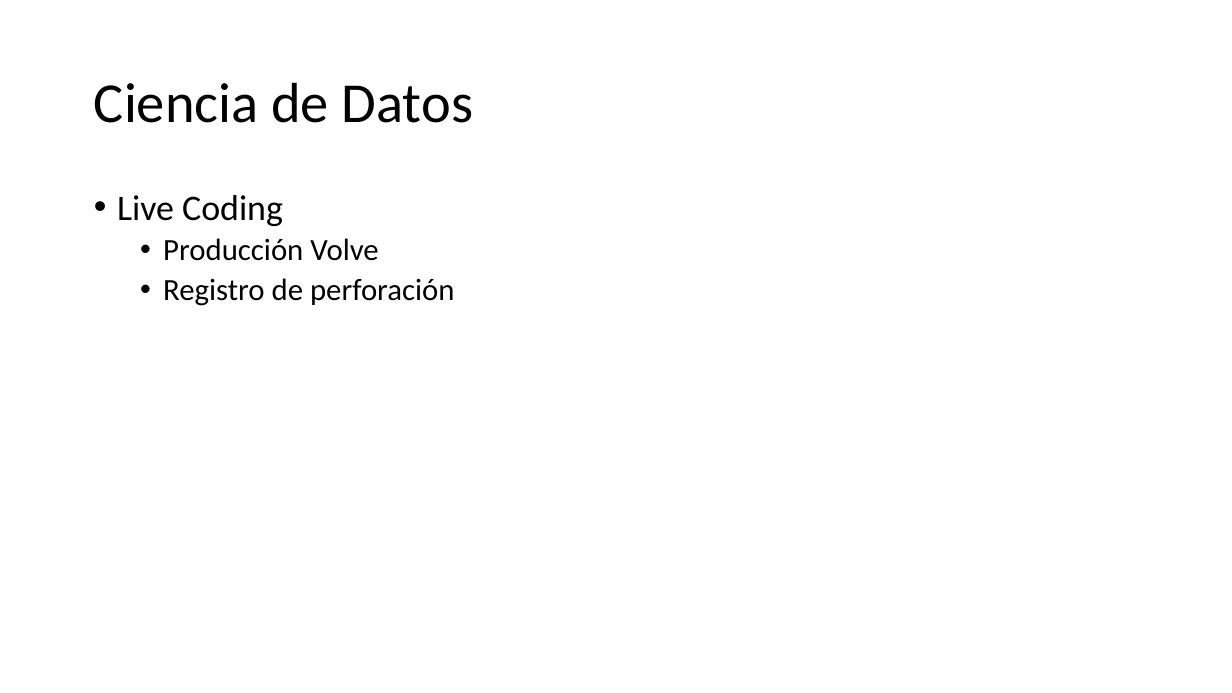
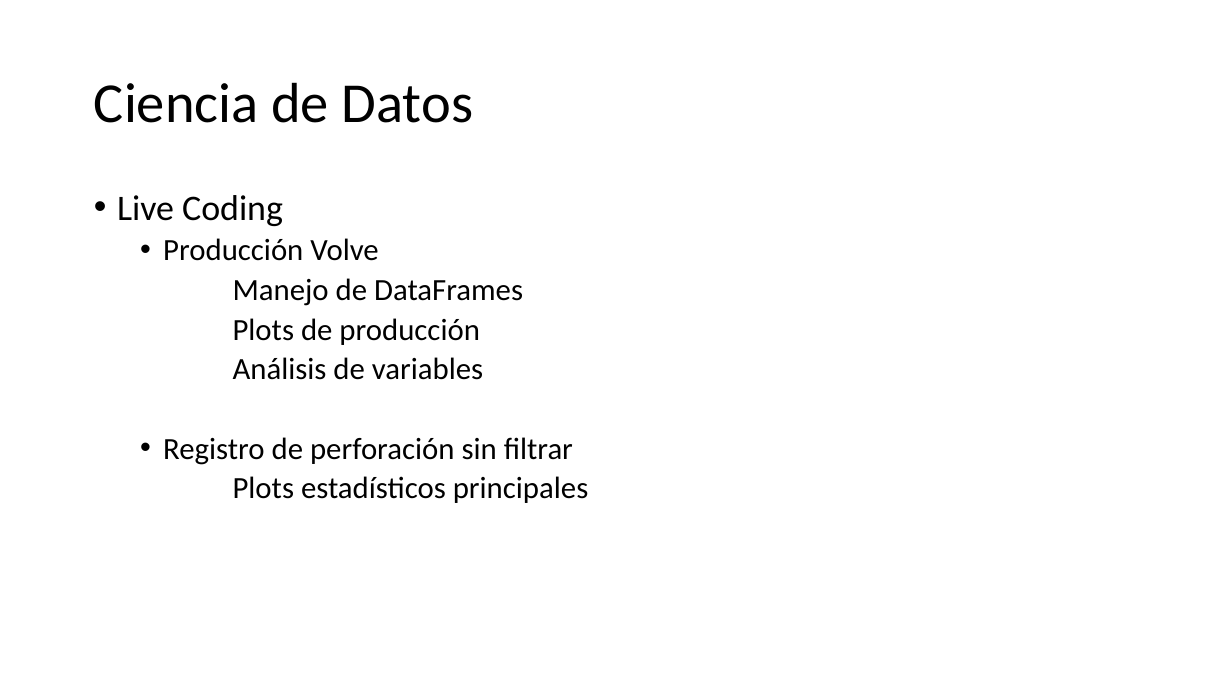
Before and after one commit to LuisNavarro93/SPE-UNAM-Python-y-Ciencia-de-Datos, a slide deck: slide 22 of Syllabus.pptx (slide 14 before the commit). Drawn at 1232x693 pixels with LibreOffice and Linux fonts; fonts in the diff are those of the drawing. Boxes give left, top, right and bottom in pixels: in the first picture for what was removed or moved away, otherwise in the second. Text is boxed around its words. In the diff, an @@ line names an element or a change of style, - is before the commit and + after.

Commit message:
update

```diff
--- a/Syllabus.pptx
+++ b/Syllabus.pptx
@@ text at [163,278,589,503]: text changed @@
-  • Registro de perforación
+  Manejo de DataFrames
+  Plots de producción
+  Análisis de variables
+  • Registro de perforación sin filtrar
+  Plots estadísticos principales
```
Also in this commit, not shown: 3 other slides changed, 8 slides added.
